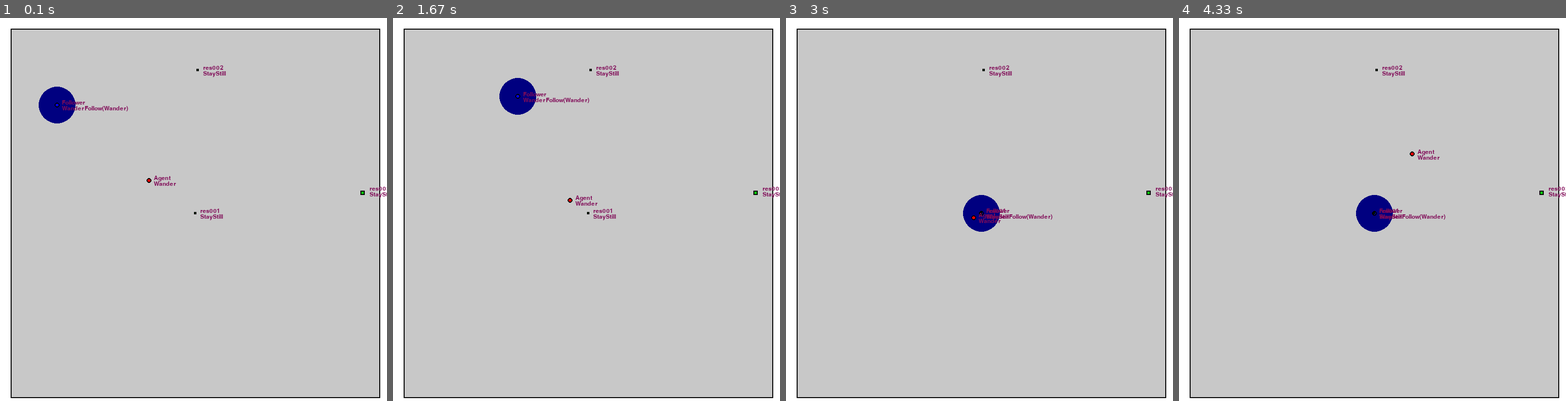
Above: before the commit, frames 1-4 (left to right).
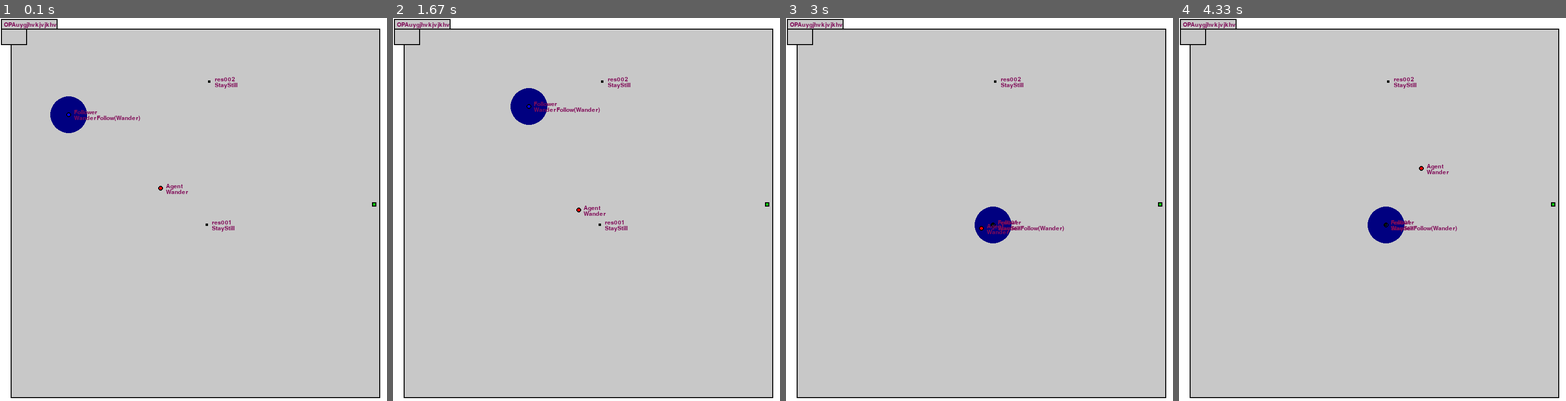
Above: after the commit, the same moments.

Repository: raphaelpaiva/py_creatures
Game: pygame game, started from main.py
The game is run twice, just before and just after one commit, with the same random seed, the same clock (stepped at 60 frames per second) and the same inputs.
Inputs:
- Up to frame 1 (0.1 s): no input
- Up to frame 2 (1.67 s): no input
- Up to frame 3 (3 s): no input
- Up to frame 4 (4.33 s): no input

The runs differ from the first frame. In frame 1, 2.0% of the frame differs, in the area x 0-100%, y 0-56%; in frame 2, 2.0%; in frame 3, 1.9%; in frame 4, 2.0%.

Commit message:
Adding movement and widgets

Diff:
--- a/creatures/behavior_concrete.py
+++ b/creatures/behavior_concrete.py
@@ -15,15 +15,15 @@
 
   def run(self):
     speed = self.entity.properties.get('speed', 1.0)
-    direction = Vector.from_points(self.entity.position, self.location.get()).unit()
+    direction = Vector.from_points(self.entity.movement.position, self.location.get()).unit()
     velocity = direction.scalar(speed)
-    self.entity.position += velocity * self.world.dt
+    self.entity.movement.position += velocity * self.world.dt
 
   def satisfied(self):
     if self.never_satisfied:
       return False
     else:
-      return self.entity.position == self.location.get()
+      return self.entity.movement.position == self.location.get()
 
   def to_dict(self) -> Dict[str, Any]:
     return {
@@ -41,7 +41,7 @@
     super().__init__(entity, location, never_satisfied, world)
 
   def run(self):
-    self.entity.position += self.location.get().scalar(self.entity.properties.get('speed', 1.0)) * self.world.dt
+    self.entity.movement.position += self.location.get().scalar(self.entity.properties.get('speed', 1.0)) * self.world.dt
 
   def satisfied(self):
     return not self.never_satisfied
@@ -83,11 +83,11 @@
     somewhere = Somewhere(max_x, max_y).get()
 
     direction = Vector.from_points(
-      self.entity.position,
+      self.entity.movement.position,
       somewhere
     )
 
-    restricted_direction = self.entity.position + direction.unit().scalar(self.max_distance)
+    restricted_direction = self.entity.movement.position + direction.unit().scalar(self.max_distance)
 
     return Location(restricted_direction)
 
@@ -108,7 +108,7 @@
     if isinstance(self.behavior, Wander):
       near_entity = self.world.any_near(self.entity)
       if near_entity:
-        self.behavior = MoveTo(self.entity, Location(lambda: near_entity.position), world=self.world)
+        self.behavior = MoveTo(self.entity, Location(lambda: near_entity.movement.position), world=self.world)
     elif isinstance(self.behavior, MoveTo):
       sensor_radius = self.entity.properties.get('sensor_radius', 7.0)
       distance = self.entity.distance(self.behavior.location.get())
--- a/creatures/behavior_system.py
+++ b/creatures/behavior_system.py
@@ -14,6 +14,5 @@
 
   def update(self):
     for entity in self.processing_list:
-      for component in entity.components:
-        if isinstance(component, BehaviorComponent):
-          component.behavior.run()
+      for component in entity.components.get(BehaviorComponent.__name__, []):
+        component.behavior.run()
--- a/creatures/component.py
+++ b/creatures/component.py
@@ -5,13 +5,13 @@
     self.properties = {}
 
 class MetaDataComponent(Component):
-  def __init__(self) -> None:
+  def __init__(self, name: str = '', type: str = '') -> None:
     super().__init__()
-    self.name = ''
+    self.name = name
+    self.type = type
 
 class MovementComponent(Component):
-  def __init__(self) -> None:
-    self.target:       Vector = None
-    self.position:     Vector = Vector(0, 0)
+  def __init__(self, position: Vector = Vector(0, 0)) -> None:
+    self.position:     Vector = position
     self.velocity:     Vector = Vector(0, 0)
-    self.acceleration: Vector = Vector(1, 1)
+    self.acceleration: Vector = Vector(0, 0)
--- a/creatures/entity.py
+++ b/creatures/entity.py
@@ -3,34 +3,46 @@
 from typing import Any, Dict, List
 from creatures.location import Location, Somewhere
 from creatures.primitives import Vector
-from .component import Component
+from .component import Component, MetaDataComponent, MovementComponent
 
 _ENTITY_IDS: int = -1
+DEFAULT_MOVEMENT_COMPONENT = [MetaDataComponent()]
 
 def _next_id() -> int:
   _ENTITY_IDS += 1
   return _ENTITY_IDS
 
 class Entity(object):
-  def __init__(self, id: str, position: Vector) -> None:
+  def __init__(self, id: str) -> None:
     super().__init__()
     self.id: str = id if id is not None else str(_next_id())
-    self.position: Vector = position if position else Somewhere().get()
     self.mark_remove: bool = False
     self.properties: Dict[str, Any] = {}
     self.type = self.__class__.__name__
-    self.components: List[Component] = []
+    self.components: Dict[str, List[Component]] = {}
 
   def add_component(self, component: Component):
-    self.components.append(component)
+    component_type_name = component.__class__.__name__
+    if component_type_name in self.components:
+      self.components[component_type_name].append(component)
+    else:
+      self.components[component_type_name] = [component]
+
+  @property
+  def metadata(self) -> MetaDataComponent:
+    return self.components.get(MetaDataComponent.__name__, DEFAULT_MOVEMENT_COMPONENT)[0]
+
+  @property
+  def movement(self) -> MovementComponent:
+    return self.components.get(MovementComponent.__name__, DEFAULT_MOVEMENT_COMPONENT)[0]
 
   @property
   def is_resource(self) -> bool:
-    return self.type.lower() == 'resource'
+    return self.metadata.type.lower() == 'resource'
 
   @property
   def name(self) -> str:
-    return self.properties.get('name', self.id)
+    return self.metadata.get('name', self.id)
 
   @property
   def size(self) -> float:
@@ -41,8 +53,8 @@
     self.properties['size'] = other
 
   def distance(self, other: Entity | Vector) -> float:
-    v1 = self.position
-    v2 = other.position if isinstance(other, Entity) else other
+    v1 = self.movement.position
+    v2 = other.movement.position if isinstance(other, Entity) else other
 
     x_diff = v1.x - v2.x
     y_diff = v1.y - v2.y
--- a/creatures/graphics.py
+++ b/creatures/graphics.py
@@ -5,7 +5,7 @@
 class SimpleGraphicComponent(Component):
   def __init__(self, entity: Entity) -> None:
     super().__init__(entity)
-    self.position: Vector = self.entity.position
+    self.position: Vector = self.entity.movement.position
     self.shape: str       = 'rect' if self.entity.is_resource() else 'circle'
     self.color            = self.entity.properties.get('color', NICE_COLOR)
     self.size             = self.entity.size
--- a/creatures/load.py
+++ b/creatures/load.py
@@ -2,6 +2,7 @@
 from typing import Any, Callable, Dict, Type
 import yaml
 from creatures.behavior_concrete import Grab, MoveTo, StayStill, Wander, WanderFollow
+from creatures.component import MetaDataComponent, MovementComponent
 
 from creatures.entity import Entity
 from creatures.location import Location, Somewhere
@@ -85,8 +86,9 @@
     properties_dict = entity_dict.get('properties', {})
 
     position = Somewhere(self.world.width, self.world.height).get() if position_dict == 'Somewhere' else self._load_vector(position_dict)
-    entity = Entity(entity_id, position)
-    entity.type = entity_type
+    entity = Entity(entity_id)
+    entity.add_component(MovementComponent(position))
+    entity.add_component(MetaDataComponent(properties_dict.get('name', entity_id), entity_type))
     entity.behavior = self._load_behavior(behavior_dict)
 
     self.entity_by_id[entity_id] = entity
@@ -129,7 +131,8 @@
 
     location = None
     if isinstance(location_dict, str):
-      location = Location(self._lookup_entity(location_dict))
+      entity = self._lookup_entity(location_dict)
+      location = Location(lambda: entity.movement.position)
     elif isinstance(location_dict, dict):
       if location_dict.get('type', '') == Entity.__name__:
         target = self._lookup_entity(location_dict.get('location'))
@@ -188,4 +191,4 @@
       return yaml.safe_load(fd)
 
   def _make_location_func(self, entity: Entity) -> Callable:
-    return lambda: entity.position
+    return lambda: entity.movement.position
--- /dev/null
+++ b/creatures/movement_system.py
@@ -0,0 +1,13 @@
+from typing import Iterable, List
+from creatures.component import MovementComponent
+from creatures.entity import Entity
+from creatures.system import System
+
+class MovementSystem(System):
+  def __init__(self) -> None:
+    super().__init__()
+    self.processing_list: List[MovementComponent] = []
+
+  def accept(self, entities: List[Entity]):
+    super().accept(entities)
+    self.processing_list.extend([e.components[MovementComponent.__name__] for e in entities])
--- a/creatures/render_system.py
+++ b/creatures/render_system.py
@@ -1,6 +1,8 @@
 from collections import namedtuple
 from typing import Dict, List
 import pygame as pg
+
+from creatures.component import MovementComponent
 
 from .world import Entity, World
 from .system import System
@@ -58,9 +60,9 @@
     self.framerate = 1000 / (self.frametime + 0.00001)
     self.world_time += self.dt * 100
 
-class SquareWidget(object):
+class Widget(object):
   def __init__(self,
-    surface:          pg.Surface,
+    parent:           pg.Surface,
     position:         UIPosition = ORIGIN,
     size:             UISize     = DEFAULT_SIZE,
     background_color: UIColor    = BACKGROUND_GREY,
@@ -68,7 +70,7 @@
     border_color:     UIColor    = BLACK,
     margin:           int        = BORDER_WIDTH
   ) -> None:
-    self.surface          = surface
+    self.parent           = parent
     self.size             = size
     self.background_color = background_color
     self.border_width     = border_width
@@ -77,33 +79,31 @@
     layout_offset         = self.margin + self.border_width
 
     self.position         = UIPosition(layout_offset + position.x, layout_offset + position.y)
-    self.rect             = pg.rect.Rect(
-      self.position.x,
-      self.position.y,
-      self.size.width,
-      self.size.height
-    )
+    self.surface          = pg.Surface(size)
+    self.rect             = self.surface.get_rect()
 
     self.border_rect  = pg.rect.Rect(
-      self.rect.left - self.border_width,
-      self.rect.top  - self.border_width,
+      self.position.x + self.rect.left - self.border_width,
+      self.position.y + self.rect.top  - self.border_width,
       self.rect.width  + 2 * self.border_width,
       self.rect.height + 2 * self.border_width
     )
 
   def render(self):
     pg.draw.rect(
-      self.surface,
+      self.parent,
       self.border_color,
       self.border_rect,
       width=self.border_width
     )
 
-    pg.draw.rect(
-      self.surface,
-      self.background_color,
-      self.rect,
-    )
+    self.surface.fill(self.background_color)
+
+    self.update()
+
+    self.parent.blit(self.surface, self.position)
+
+  def update(self): pass
 
   @classmethod
   def center_in_surface(cls, surface: pg.surface, size: UISize) -> UIPosition:
@@ -112,7 +112,19 @@
       0.5 * (surface.get_height() - size.height)
     )
 
-class WorldWidget(SquareWidget):
+class TextWidget(Widget):
+  def __init__(self, surface: pg.Surface, text: str, font: pg.font.Font, position: UIPosition = ORIGIN, size: UISize = DEFAULT_SIZE, background_color: UIColor = BACKGROUND_GREY, border_width: int = BORDER_WIDTH, border_color: UIColor = BLACK, margin: int = BORDER_WIDTH) -> None:
+    self.text = text
+    self.font = font
+    self.text_surface = self.font.render(self.text, True, NICE_COLOR)
+    new_size = UISize(self.text_surface.get_width() + margin + border_width, self.text_surface.get_height() + margin + border_width)
+    super().__init__(surface, position, new_size, background_color, border_width, border_color, margin)
+
+  def update(self):
+    self.surface.blit(self.text_surface, self.position)
+
+
+class WorldWidget(Widget):
   def __init__(
     self,
     surface: pg.Surface,
@@ -149,9 +161,7 @@
       'top': self.top_layer
     }
 
-  def render(self):
-    super().render()
-
+  def update(self):
     sorted_entities = sorted(self.world.entities(), key=lambda e: e.size, reverse=True)
     self._render_bottom_layer(sorted_entities)
     self._render_middle_layer(sorted_entities)
@@ -162,10 +172,14 @@
       entity_border_width = 2 # TODO: Parametrize this
       size = entity.size * self.scale - entity_border_width
 
+      if MovementComponent.__name__ not in entity.components or not entity.components[MovementComponent.__name__]:
+        return
+      movement_component: MovementComponent = entity.components[MovementComponent.__name__][0]
+
       entity_pos = [
-      entity.position.x * self.scale + self.position.x,
-      entity.position.y * self.scale + self.position.y
-    ]
+        movement_component.position.x * self.scale + self.position.x,
+        movement_component.position.y * self.scale + self.position.y
+      ]
 
       text_offset = [
       5 + size,
@@ -184,9 +198,13 @@
       border_width = 2
       size = entity.size * self.scale - border_width
 
+      if MovementComponent.__name__ not in entity.components or not entity.components[MovementComponent.__name__]:
+        return
+      movement_component: MovementComponent = entity.components[MovementComponent.__name__][0]
+
       entity_pos = [
-        entity.position.x * self.scale + self.position.x,
-        entity.position.y * self.scale + self.position.y
+        movement_component.position.x * self.scale + self.position.x,
+        movement_component.position.y * self.scale + self.position.y
       ]
 
       if entity.is_resource:
@@ -236,9 +254,13 @@
 
   def _render_bottom_layer(self,sorted_entities: List[Entity]):
     for entity in sorted_entities:
+      if MovementComponent.__name__ not in entity.components or not entity.components[MovementComponent.__name__]:
+        return
+      movement_component: MovementComponent = entity.components[MovementComponent.__name__][0]
+
       entity_pos = [
-        entity.position.x * self.scale + self.position.x,
-        entity.position.y * self.scale + self.position.y
+        movement_component.position.x * self.scale + self.position.x,
+        movement_component.position.y * self.scale + self.position.y
       ]
 
       if 'sensor_radius' in entity.properties:
@@ -256,7 +278,7 @@
     self.stats = Stats()
     self.screen_size = (SCREEN_WIDTH, SCREEN_HEIGHT)
     self.fps_limit = FPS_LIMIT
-    self.widgets: List[SquareWidget] = []
+    self.widgets: List[Widget] = []
 
     pg.init()
     self.screen = pg.display.set_mode(self.screen_size)
@@ -279,14 +301,15 @@
       world=world,
       scale=self.scale,
       font=self.font,
-      position=SquareWidget.center_in_surface(self.screen, world_widget_size),
+      position=Widget.center_in_surface(self.screen, world_widget_size),
       size=world_widget_size
     )
 
-    self.widget = SquareWidget(self.screen, UIPosition(0, 0), UISize(50, 50))
+    self.widget = Widget(self.screen, UIPosition(0, 0), UISize(50, 50))
 
     self.widgets.append(self.world_widget)
-    #self.widgets.append(self.widget)
+    self.widgets.append(self.widget)
+    self.widgets.append(TextWidget(self.screen, 'OPAuygjhvkjvjkhv', self.font))
 
   def update(self):
     self.screen.fill(WHITE)
--- a/creatures/world.py
+++ b/creatures/world.py
@@ -14,7 +14,7 @@
     self.TIME_RESOLUTION = 1.0
     self._height = width
     self._width  = height
-    self.dt      = 1.0
+    self.dt      = 0.000001
     self.entities_map: Dict[str, Entity] = {}
     self.systems: List[System] = []
 
